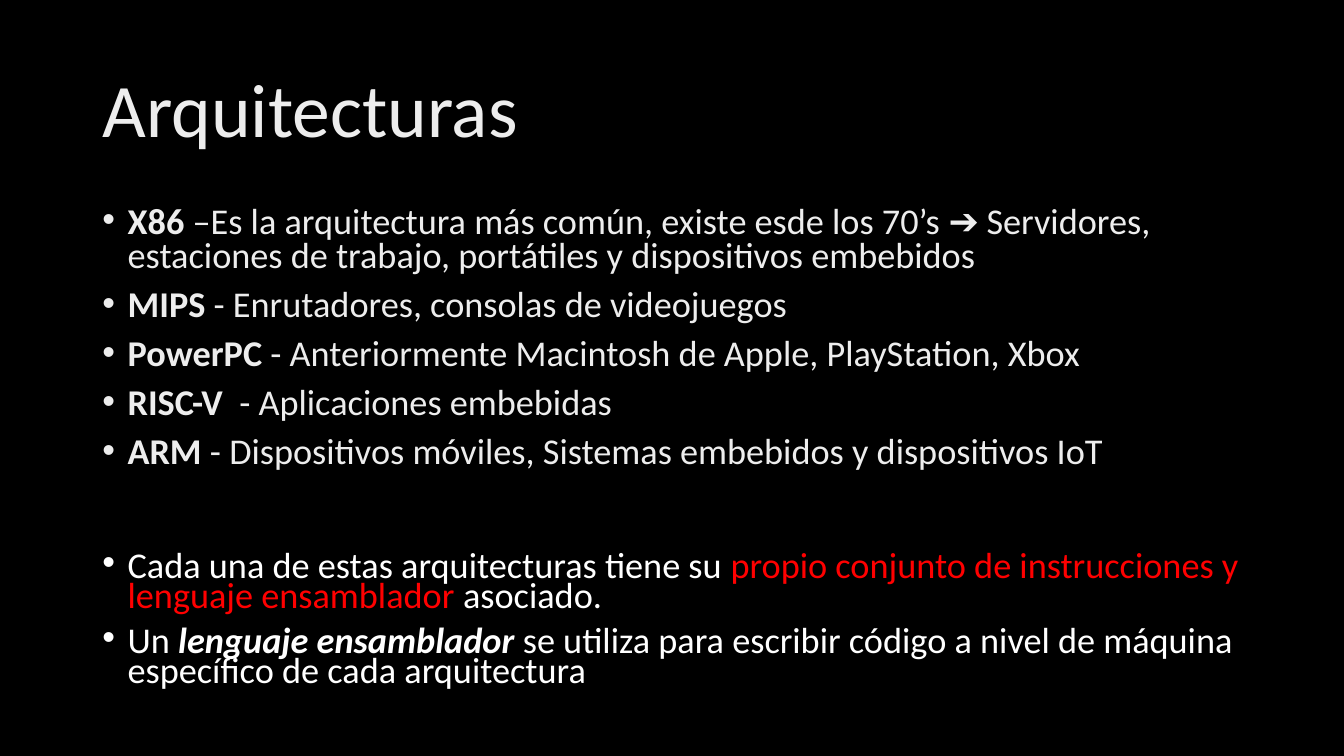
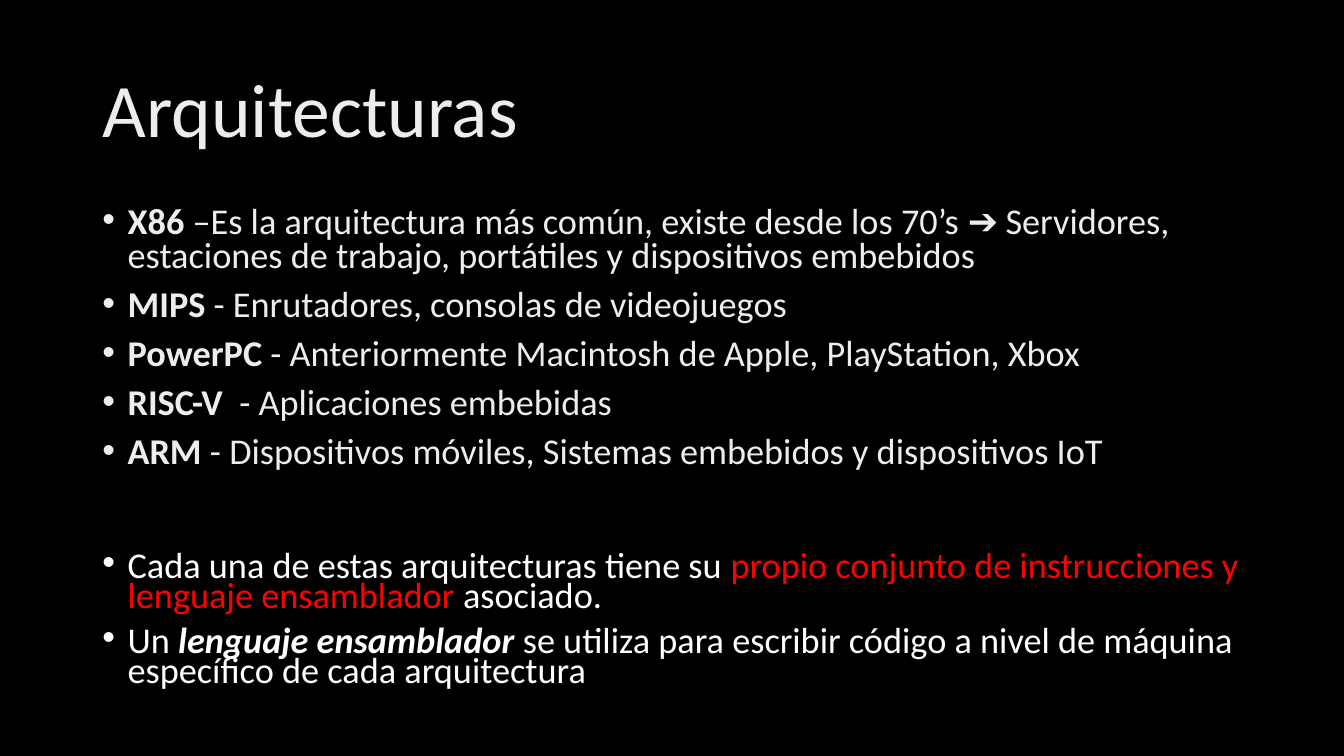
Before and after one commit to franvazgom/DAW-python, a slide deck: slide 7 of Docs/02_Intro.pptx. Drawn at 1344x756 pixels with LibreOffice and Linux fonts; fonts in the diff are those of the drawing; background and template pictures are left out. Boxes give left, top, right and bottom in pixels: in the first picture for what was removed or moved away, otherwise in the second. Text is boxed around its words. In the diff, an @@ line names an element or a change of style, - is before the commit and + after.

```diff
--- a/Docs/02_Intro.pptx
+++ b/Docs/02_Intro.pptx
@@ text at (x1=128, y1=208, x2=1170, y2=275): text changed @@
-• X86 –Es la arquitectura más común, existe esde los 70’s ➔ Servidores, estaciones de trabajo, portátiles y dispositivos embebidos
+• X86 –Es la arquitectura más común, existe desde los 70’s ➔ Servidores, estaciones de trabajo, portátiles y dispositivos embebidos
```
Also in this commit, not shown: 1 other slide changed, 3 other files.
